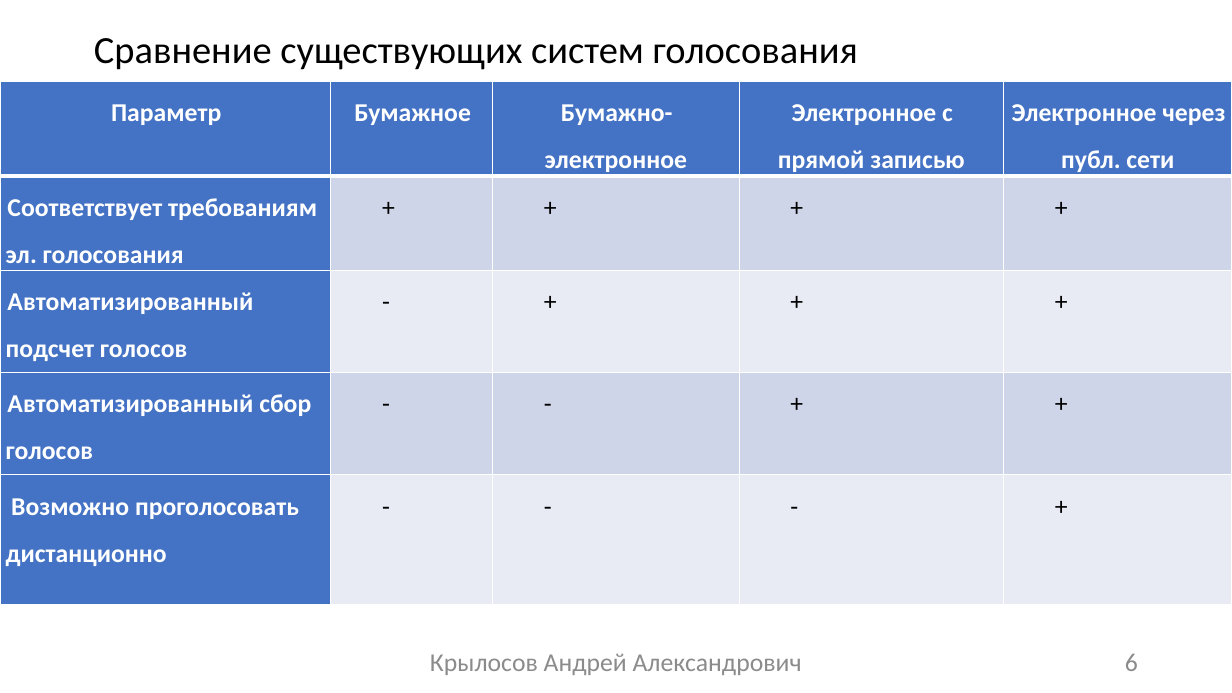
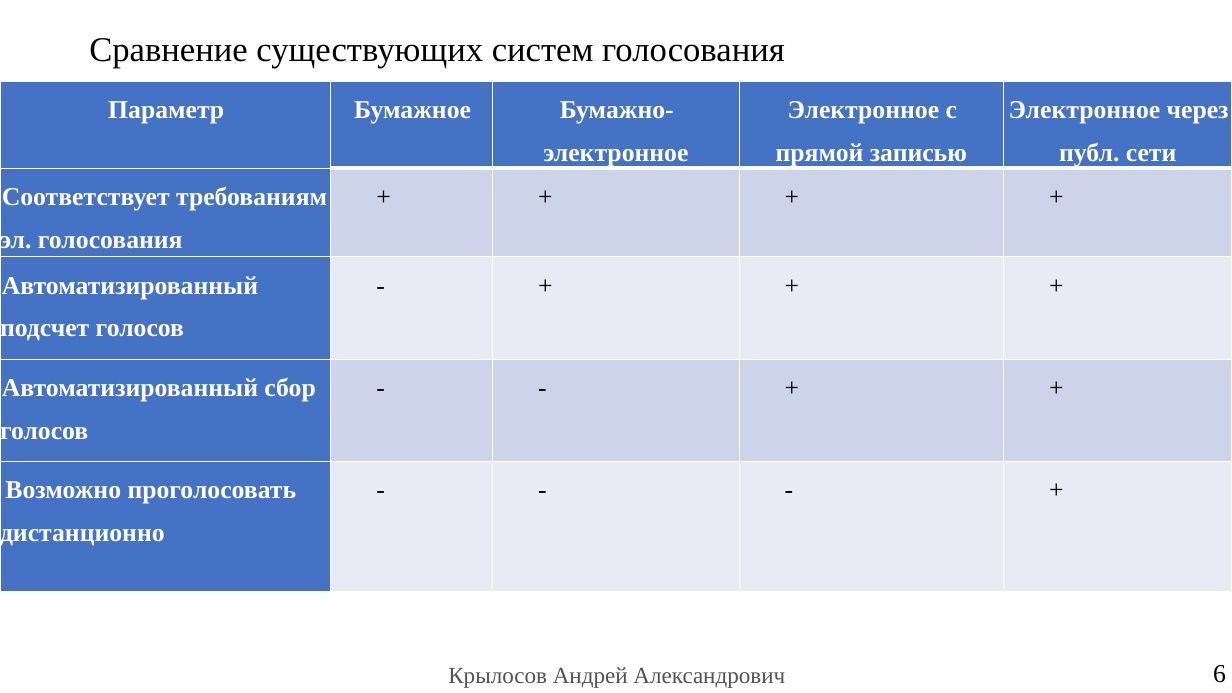
Before and after one commit to raldenprog/electronic_vote, a slide deck: slide 6 of documentation/Диплом ДЭГ.pptx. Drawn at 1232x693 pixels with LibreOffice and Linux fonts; fonts in the diff are those of the drawing. Boxes give left, top, right and bottom in pixels: in the first picture for what was removed or moved away, otherwise in the second. Text is boxed around its words. In the diff, an @@ line names an element or a change of style, - is before the commit and + after.

```diff
--- a/documentation/Диплом ДЭГ.pptx
+++ b/documentation/Диплом ДЭГ.pptx
@@ title "Сравнение существующих систем голосования" at <box>89,38,785,68</box>: size 30 to 27 pt, font Calibri to Times New Roman @@
@@ table at <box>0,81,1232,592</box> @@
@@ fill #CFD5EA to #CDD4EA in 8 cells @@
@@ fill #E9EBF5 to #E8EBF5 in 8 cells @@
@@ font Calibri to Times New Roman @@
@@ text removed at <box>430,654,802,675</box> @@
-Крылосов Андрей Александрович
@@ page number: place and size @@
-page number at <box>1125,654,1138,671</box>
+page number at <box>1213,665,1226,683</box>
@@ page number at <box>1213,665,1226,683</box>: font Calibri to Times New Roman, text colour #8C8C8C to #000000 @@
@@ text added at <box>448,667,785,688</box>, 18 pt, text #535353 @@
+Крылосов Андрей Александрович
```
Also in this commit, not shown: 13 other slides changed, 9 slides added, 2 slides removed, 11 other files.
